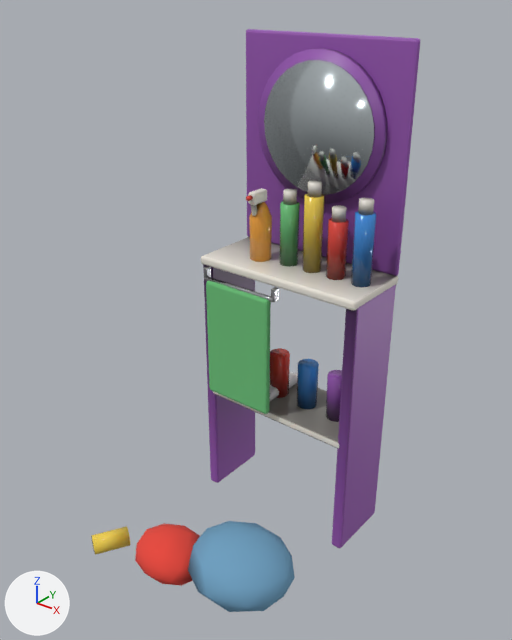
Before and after pictures for a commit that changed the glTF model web/public/assets/models/pack_slob/spritzStation.glb.
Before and after are seen from a 50 mm lens placed at (1.229, -1.443, 1.771), pointed at (0.012, 0.078, 0.828). The axes (+X, +Y, +Z) are drawn at lower left. The lights are the same throughout. The first picture is the older version. Vertices at exactly the same position are counted once.

The older version as bpy lines, for what is in view:
```python
me_body = bpy.data.meshes.new('body')
me_body.from_pydata(...)  # 908 vertices, 1712 faces; spans x -0.38..0.31, y -0.37..0.43, z 0.0..1.62
me_body.materials.append(mat_gloss_white)
me_body.materials.append(mat_shelf)
me_body.materials.append(mat_mirror)
me_body.materials.append(mat_pop_blue)
me_body.materials.append(mat_white)
me_body.materials.append(mat_pop_red)
me_body.materials.append(mat_pop_yellow)
me_body.materials.append(mat_pop_green)
me_body.materials.append(mat_pop_purple)
me_body.materials.append(mat_towel)
me_body.materials.append(mat_chrome)
me_body.materials.append(mat_towel_green)
me_body.materials.append(mat_laundry)
me_body.materials.append(mat_laundry_red)
me_spray = bpy.data.meshes.new('spray')
me_spray.from_pydata(...)  # 138 vertices, 260 faces; spans x -0.037..0.037, y -0.03..0.071, z 0.0..0.23
# faces by material slot: [112, 120, 28]
me_spray.materials.append(mat_pop_orange)
me_spray.materials.append(mat_white)
me_spray.materials.append(mat_pop_red)
ob_body = bpy.data.objects.new('body', me_body)
ob_body.location = (0.0, 0.0, 0.0)
ob_spray = bpy.data.objects.new('spray', me_spray)
ob_spray.location = (-0.13, 0.245, 0.935)
```
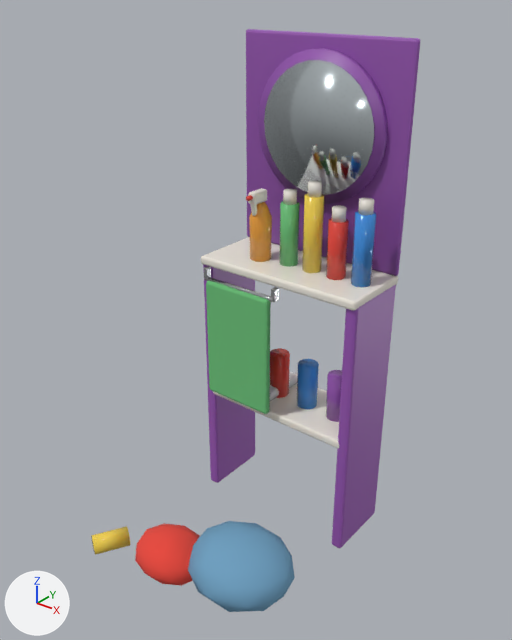
Edits to the bpy script that builds the scene:
```text
Change me_body:
    where me_body.from_pydata(...)  # 908 vertices, 1712 faces; spans x -0.38..0.31, y -0.37..0.43, z 0.0..1.62
    used by ob_body; location = (0.0, 0.0, 0.0)
    me_body part 1: 953 faces centred in x -0.3..0.3, y -0.3..0.43, z 0.02..1.58 are repainted in the vertex colours; the middle colour goes from grey #818181 to white #ffffff
```

Changed parts and their boxes (x1, y1, x2, y2) in the pictures (512 x 640 px):
part 1 of me_body, recoloured
    both: (175, 49, 398, 591)
